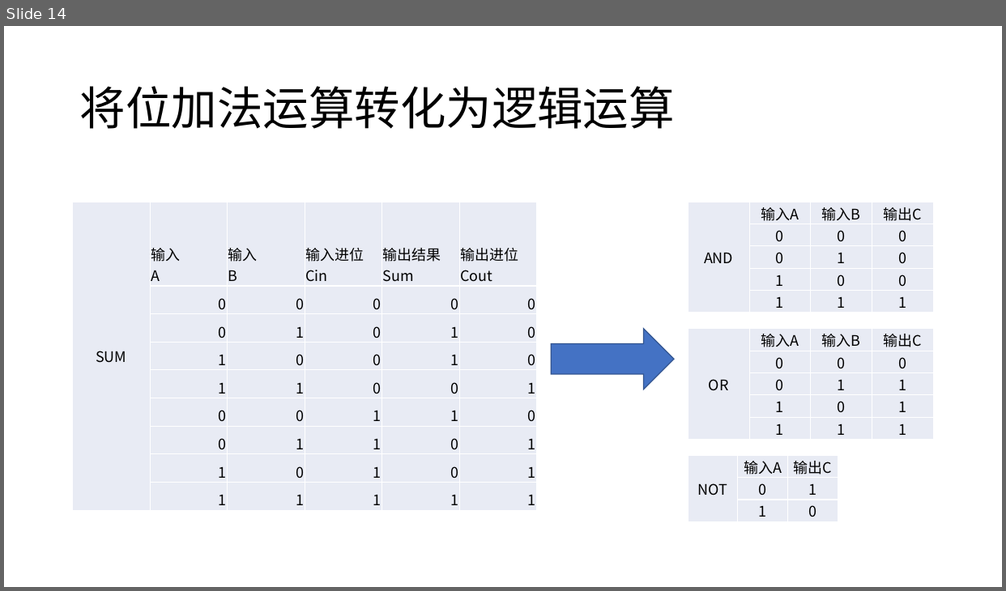
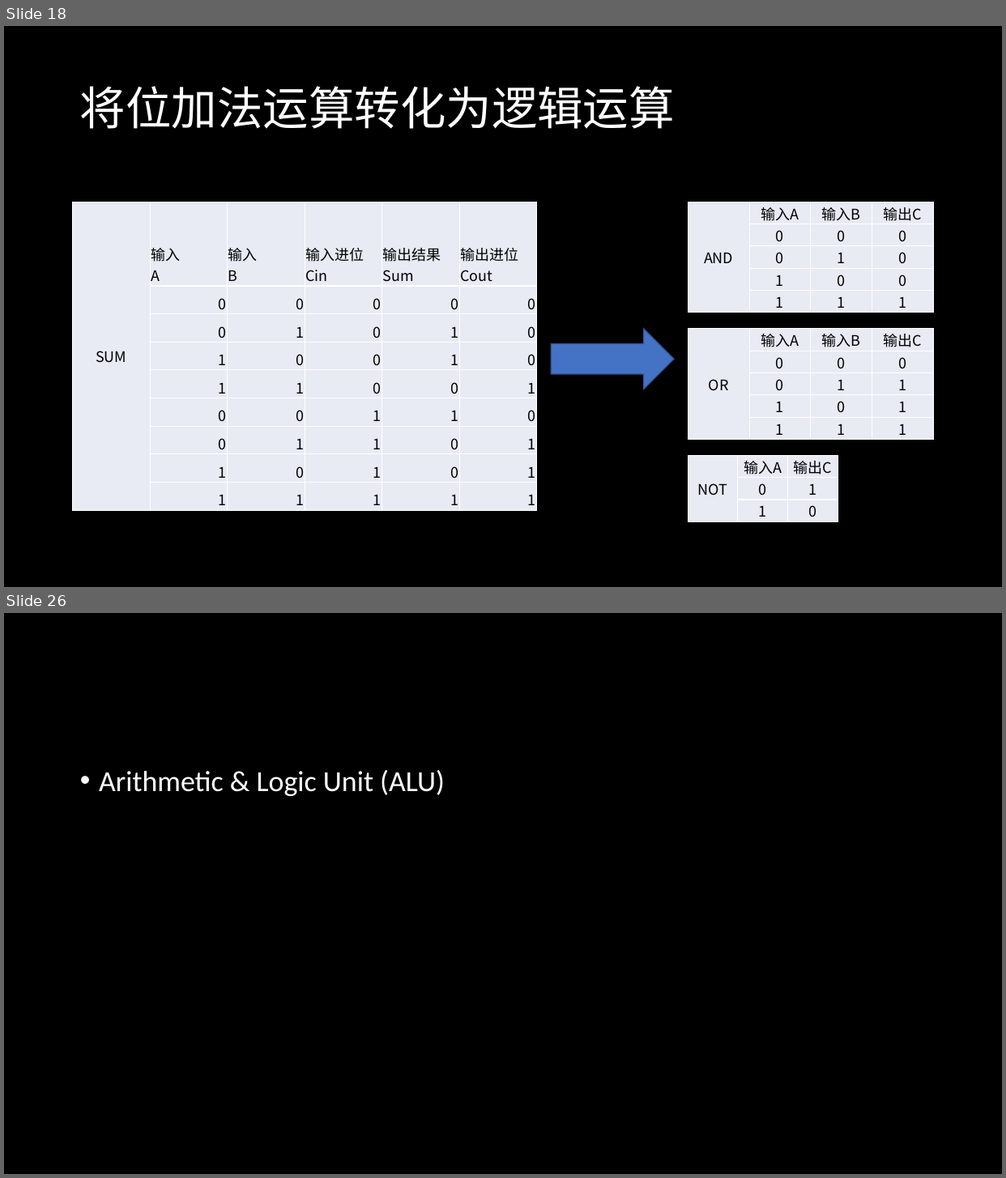
Before and after one commit to SleepySoft/SleepyMemo, a slide deck: 半导体器件与逻辑电路.pptx. Shown one above the other, each under a label of ours: slide 14 before the commit, slides 18 and 26 after it; the slides between them are not shown. The pictures are 1006x591 and 1006x1178 pixels, drawn with LibreOffice and Linux fonts; fonts in the diff are those of the drawing. Boxes give left, top, right and bottom in pixels: in the first picture for what was removed or moved away, otherwise in the second. Text is boxed around its words. In the diff, an @@ line names an element or a change of style, - is before the commit and + after.

```diff
--- a/半导体器件与逻辑电路.pptx
+++ b/半导体器件与逻辑电路.pptx
@@ slide 26 added at [4, 613, 1002, 1174], background #000000 @@
@@ text added at [99, 770, 445, 796], 28 pt, text #FFFFFF @@
+• Arithmetic & Logic Unit (ALU)
@@ what was slide 14 is now slide 18 @@
@@ slide 18 changed as well @@
@@ background #FFFFFF to #000000 @@
@@ title "将位加法运算转化为逻辑运算" at [80, 86, 675, 129]: text colour #000000 to #FFFFFF @@
```
Also in this commit, not shown: 15 other slides changed, 9 other slides added, 1 slide removed, 3 other files.
